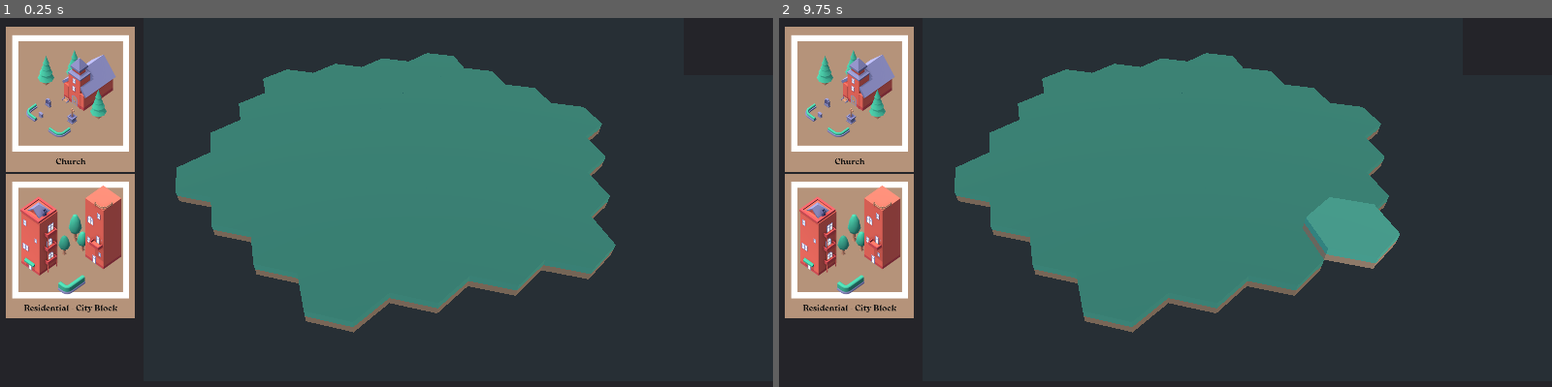
Above: before the commit, frames 1-2 (left to right).
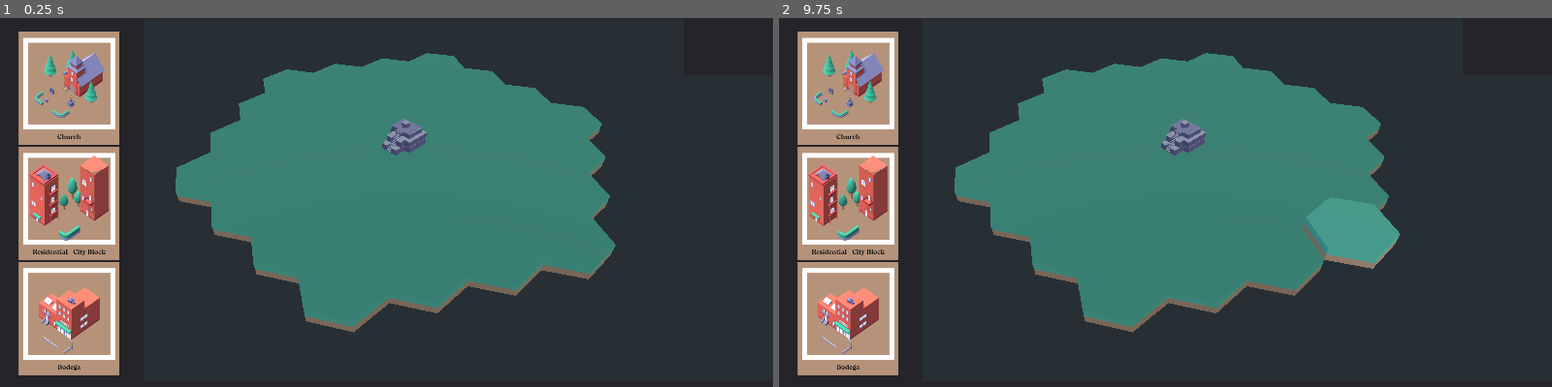
Above: after the commit, the same moments.

Repository: SudoCat/LDJAM51
Game: Godot game, scene res://scenes/grid.tscn
The game is run twice, just before and just after one commit, with the same random seed, the same clock (stepped at 60 frames per second) and the same inputs.
Inputs (mouse positions are in pixels of both pictures, inside the frame that each line leads up to; where the layout moved, square brackets give the same spot in the first picture):
- Up to frame 1 (0.25 s): no input
- Up to frame 2 (9.75 s): click (848, 88) [848, 99] at 0.5 s; click (848, 246) at 1.27 s; click (848, 202) at 2.02 s; click (848, 316) at 2.77 s; click (848, 88) [848, 99] at 3.5 s; click (848, 246) at 4.27 s; click (848, 202) at 5.02 s; click (848, 316) at 5.77 s; click (848, 88) [848, 99] at 6.5 s; click (848, 246) at 7.27 s; click (848, 202) at 8.02 s; click (848, 316) at 8.77 s; tap Enter at 9.5 s; move the mouse to (1335, 213) at 9.52 s; click (1335, 213) at 9.67 s

The runs differ from the first frame. In frame 1, 11% of the frame differs, in the area x 0-56%, y 2-97%; in frame 2, 11%.

Commit message:
Resize cards add a monument on game start.

Diff:
--- a/scenes/District.gd
+++ b/scenes/District.gd
@@ -6,6 +6,7 @@
 var height = 7
 var plots = []
 var plot_scene = preload("res://scenes/grid/Plot.tscn")
+var monument_card = preload("res://cards/sample_card.tres")
 
 func _ready():
 	var i = 0
@@ -16,6 +17,9 @@
 		for x in range(colums):
 			create_plot(x, z, i, distance_from_center / 2)
 			i += 1
+
+	add_monument()
+
 
 func create_plot(x,z,_i,offset):
 	var plot = plot_scene.instance() as Plot
@@ -30,3 +34,9 @@
 	plot.transform.origin = position
 	add_child(plot)
 	plots.append(plot)
+
+
+func add_monument():
+	print(plots.size())
+	var middle = ceil(plots.size()/2)
+	plots[middle].build(monument_card)
--- a/scenes/Game.gd
+++ b/scenes/Game.gd
@@ -18,3 +18,4 @@
 	actor.shuffle()
 	hand.add_card(actor.draw())
 	hand.add_card(actor.draw())
+	hand.add_card(actor.draw())
--- a/scenes/interface.tscn
+++ b/scenes/interface.tscn
@@ -13,10 +13,10 @@
 script = ExtResource( 2 )
 
 [node name="VFlowContainer" type="VFlowContainer" parent="Hand"]
-margin_left = 20.0
-margin_top = 20.0
-margin_right = 340.0
-margin_bottom = 1100.0
+margin_left = 51.0
+margin_top = 31.0
+margin_right = 301.0
+margin_bottom = 895.0
 
 [node name="Timer" type="Panel" parent="."]
 anchor_left = 1.0
Binary file changed: cards/bodega.png
Binary file changed: cards/church.png
Binary file changed: cards/residential_city_block.png
